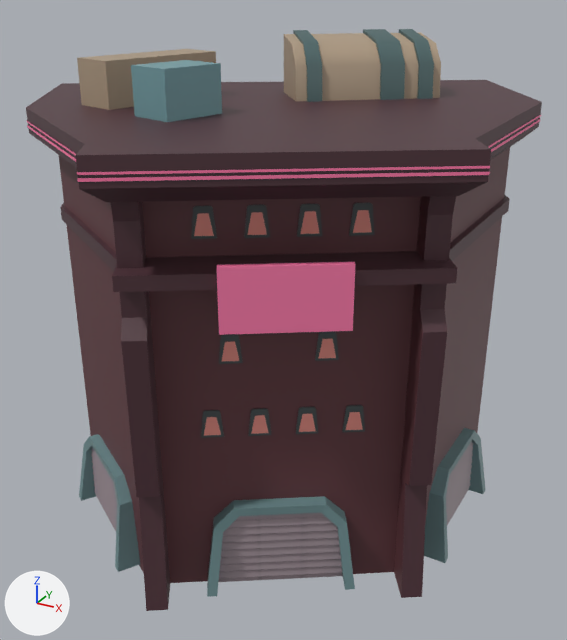
Before and after pictures for a commit that changed the FBX model Assets/Models/Crossing/Crossing_Buildings/Individual_Buildings/NorthEast_House_03.fbx.
Rendered twice from a 50 mm camera at (1.046, -0.078, 0.342) aimed at (0.809, 0.353, 0.126). Lighting does not change. The marker at lower left points along +X, +Y and +Z. Where no turn or scale is listed for an object, it has been applied to the vertices.

Objects in the first picture: 'NorthEast_House_03'.
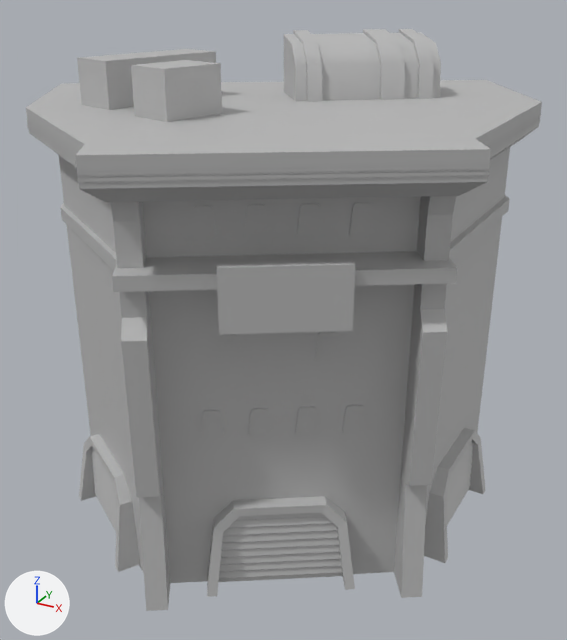
Changed parts and their boxes (x1, y1, x2, y2) in the pictures (567 x 640 px):
part 1 of me_mesh, recoloured (pink to grey): (27, 114, 541, 335) in both
part 2 of me_mesh, recoloured (brown to grey): (26, 29, 542, 611) in both

Edits to the bpy script that builds the scene:
```text
Add mat_environment_02:
    mat_environment_02 = principled_material('Environment_02')
    mat_environment_02.base_color = (0.5, 0.5, 0.5)  # grey #bcbcbc
Change me_mesh:
    where me_mesh.from_pydata(...)  # 580 vertices, 452 faces; spans x -0.168..0.168, y -0.177..0.177, z -0.156..0.156
    used by ob_northeast_house_03; location = (0.7886, 0.3547, 0.1522)
    me_mesh part 1: all 22 faces that had it switch from mat_light_illuminate5 (picture img_lights_jpg) to mat_environment_02 (grey #bcbcbc)
    me_mesh part 2: all 430 faces that had it switch from mat_flatcolorbase5 (picture img_plaza_06_diffuse_jpg) to mat_environment_02 (grey #bcbcbc)
```
